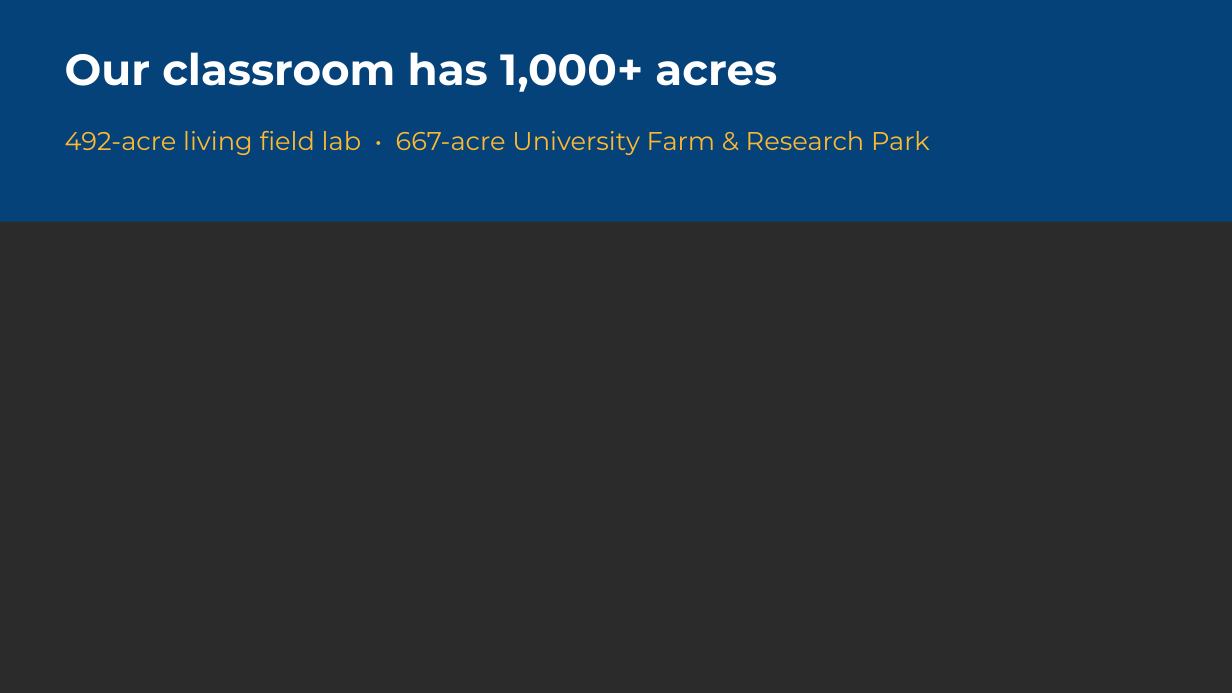
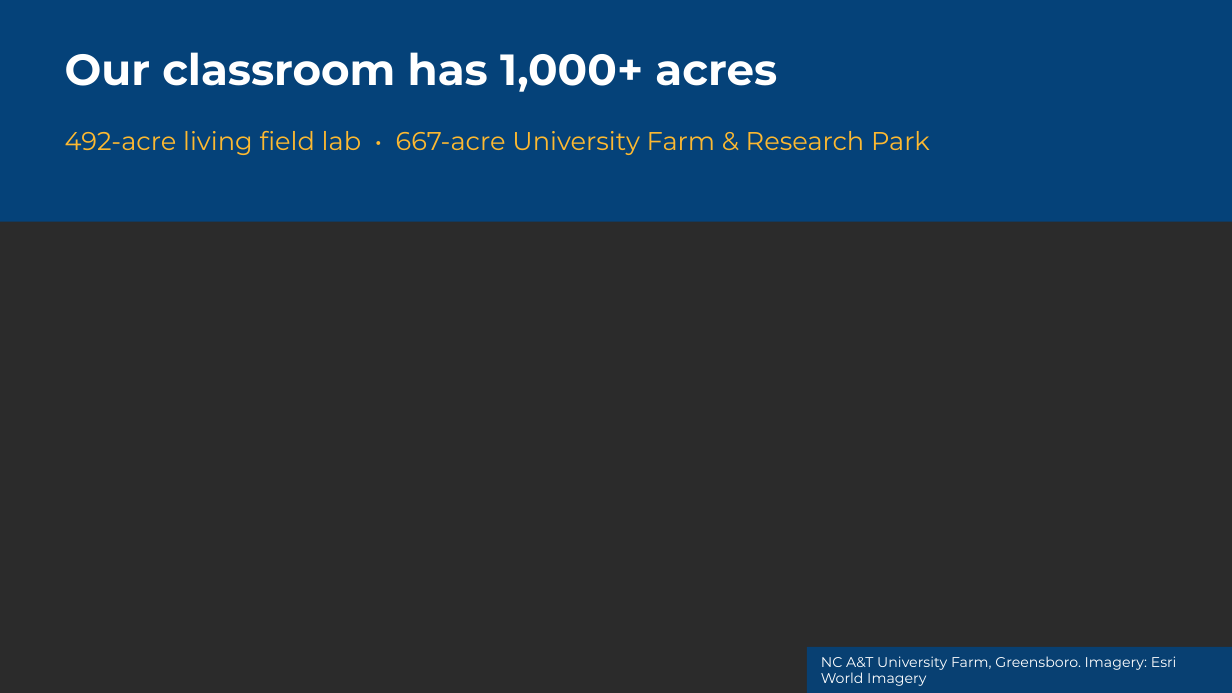
Before and after one commit to ncatlandarch-droid/ncat-landreth-farm-expansion, a slide deck: slide 11 of recruiting/NCAT_Landscape_Architecture_Recruiting.pptx. Drawn at 1232x693 pixels with LibreOffice and Linux fonts; fonts in the diff are those of the drawing; background and template pictures are left out; a plain dark background stands for a picture behind light text. Boxes give left, top, right and bottom in pixels: in the first picture for what was removed or moved away, otherwise in the second. Text is boxed around its words. In the diff, an @@ line names an element or a change of style, - is before the commit and + after.

```diff
--- a/recruiting/NCAT_Landscape_Architecture_Recruiting.pptx
+++ b/recruiting/NCAT_Landscape_Architecture_Recruiting.pptx
@@ rectangle added at <box>807,647,1232,693</box>, fill #004684 at 80% opacity @@
@@ text added at <box>821,656,1177,686</box>, 11 pt, text #FFFFFF @@
+NC A&T University Farm, Greensboro. Imagery: Esri World Imagery
```
Also in this commit, not shown: 3 other slides changed.
